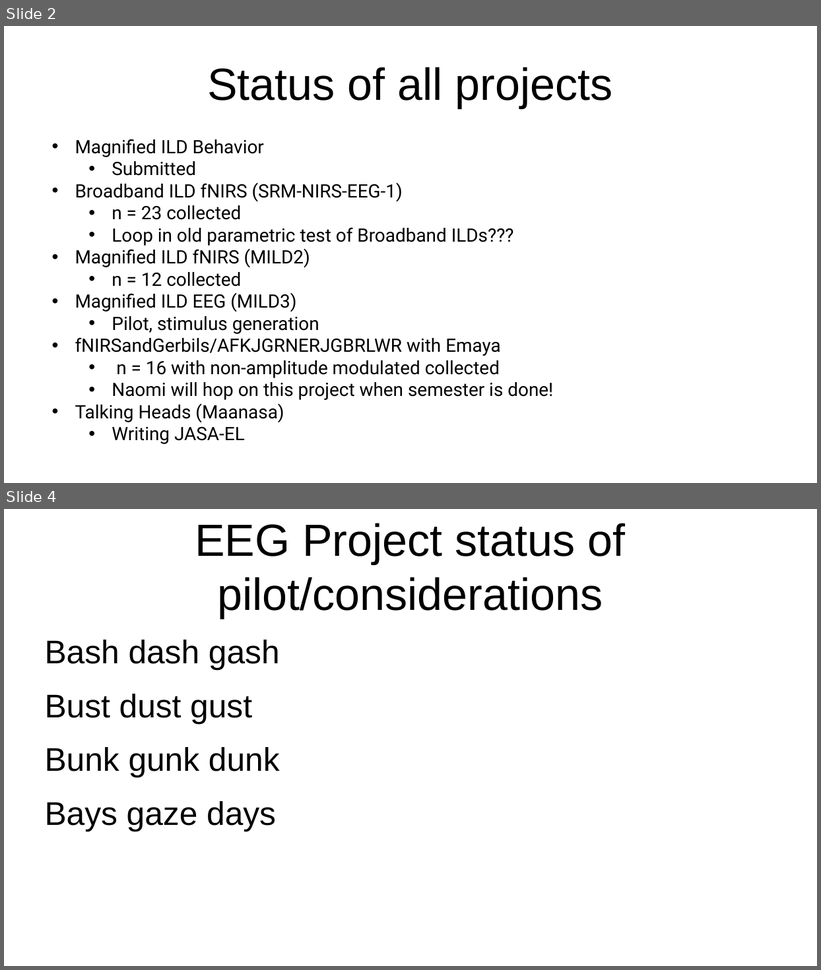
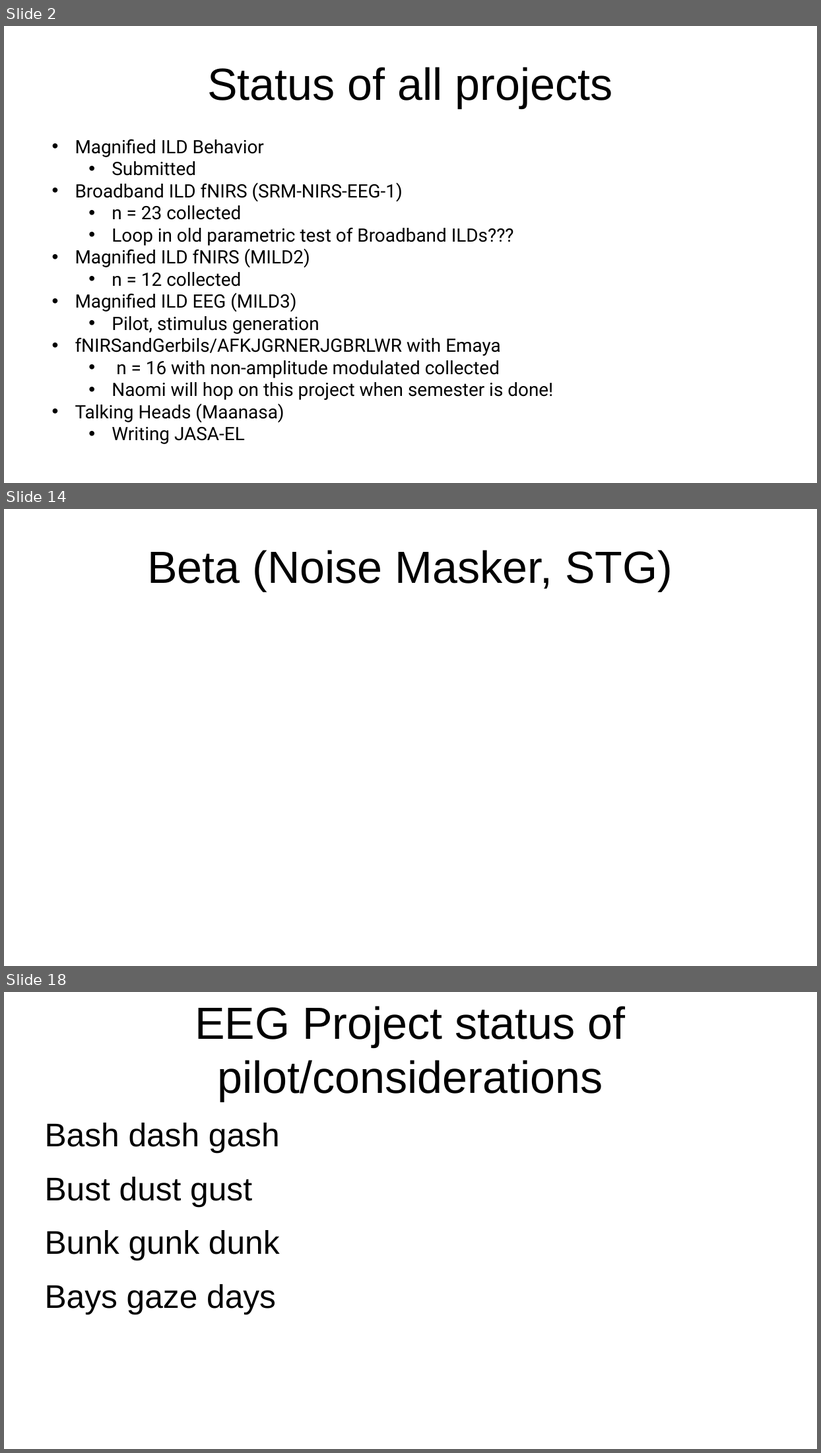
Before and after one commit to brichard28/Broadband-ILD-fNIRS, a slide deck: SRM-NIRS-EEG Update 4-19.pptx. Shown one above the other, each under a label of ours: slides 2 and 4 before the commit, slides 2, 14 and 18 after it; the slides between them are not shown. The pictures are 821x970 and 821x1453 pixels, drawn with LibreOffice and Linux fonts; fonts in the diff are those of the drawing. Boxes give left, top, right and bottom in pixels: in the first picture for what was removed or moved away, otherwise in the second. Text is boxed around its words. In the diff, an @@ line names an element or a change of style, - is before the commit and + after.

```diff
--- a/SRM-NIRS-EEG Update 4-19.pptx
+++ b/SRM-NIRS-EEG Update 4-19.pptx
@@ slide 14 added at bbox=[4, 509, 817, 966], background #FFFFFF @@
@@ title added at bbox=[147, 550, 673, 591], 44 pt, text #000000 @@
+Beta (Noise Masker, STG)
@@ what was slide 4 is now slide 18 @@
```
Also in this commit, not shown: 1 slide changed, 13 other slides added, 10 other files.
